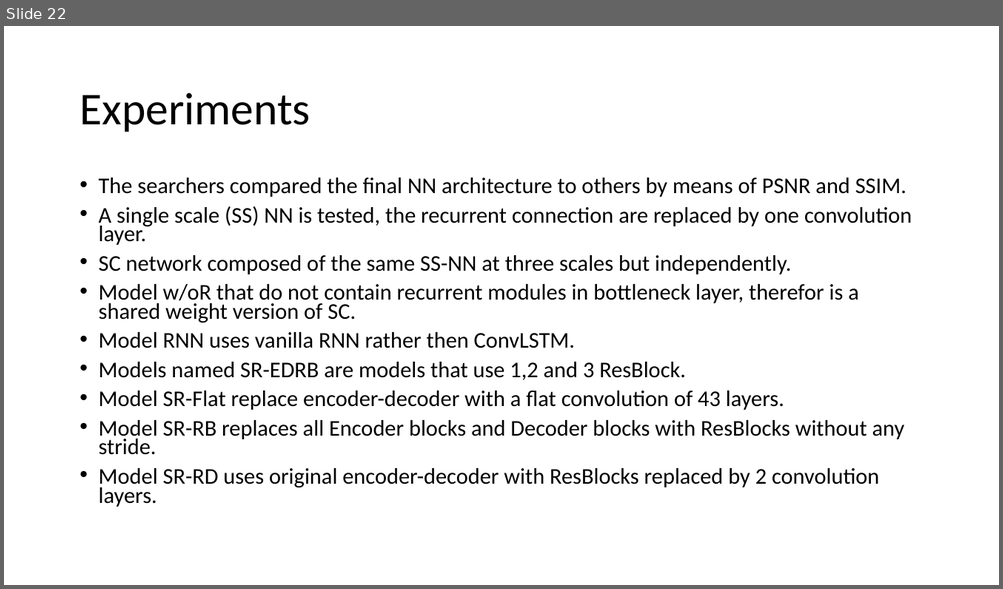
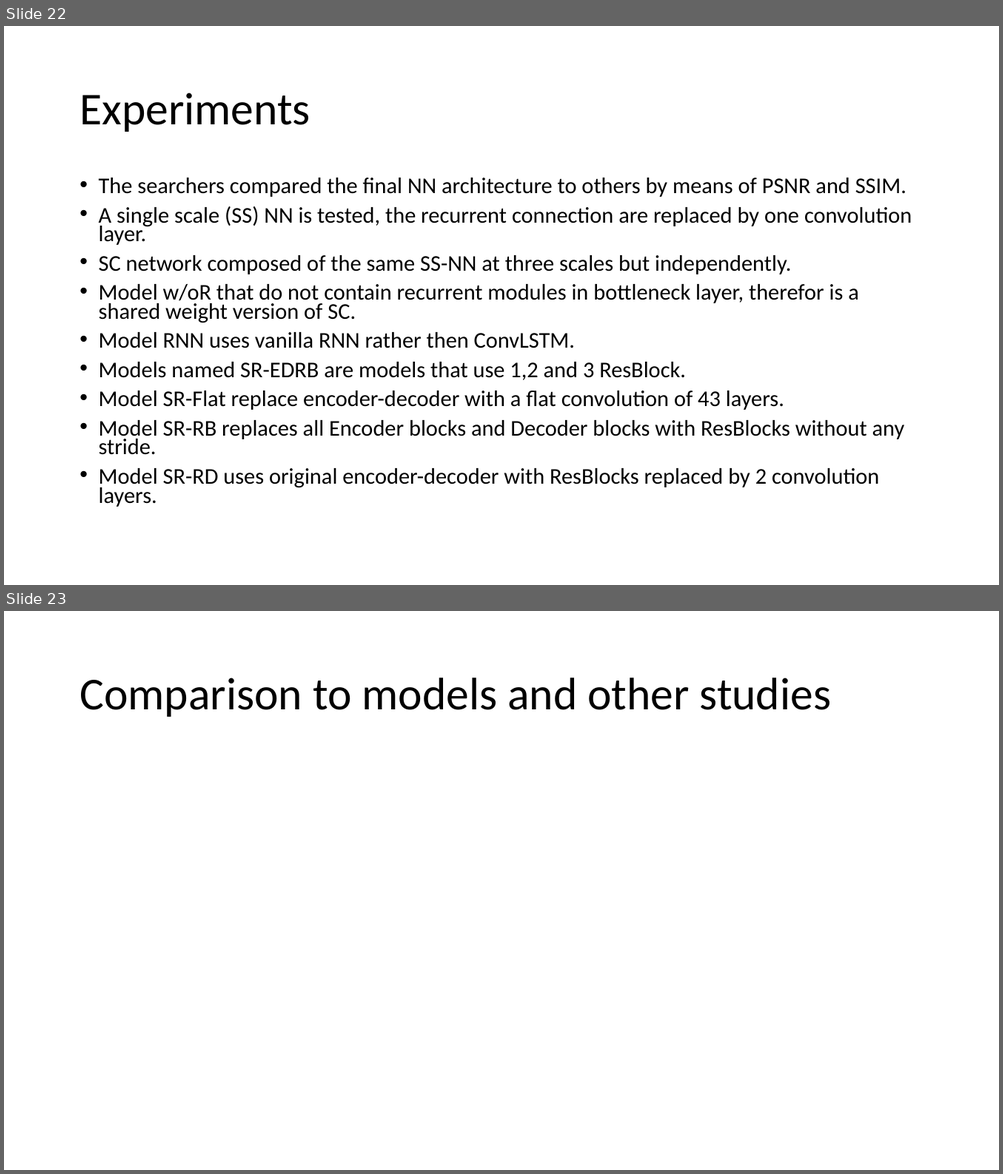
Before and after one commit to Tomlevron/Digital-image-processing, a slide deck: Slideshow/Scale-recurrent network for deblurring.pptx. Shown one above the other, each under a label of ours: slide 22 before the commit, slides 22 and 23 after it. The pictures are 1003x589 and 1003x1174 pixels, drawn with LibreOffice and Linux fonts; fonts in the diff are those of the drawing. Boxes give left, top, right and bottom in pixels: in the first picture for what was removed or moved away, otherwise in the second. Text is boxed around its words. In the diff, an @@ line names an element or a change of style, - is before the commit and + after.

```diff
--- a/Slideshow/Scale-recurrent network for deblurring.pptx
+++ b/Slideshow/Scale-recurrent network for deblurring.pptx
@@ slide 23 added at (x1=4, y1=611, x2=999, y2=1170), background #FFFFFF @@
@@ title added at (x1=79, y1=678, x2=831, y2=717), 44 pt, text #000000 @@
+Comparison to models and other studies
```
